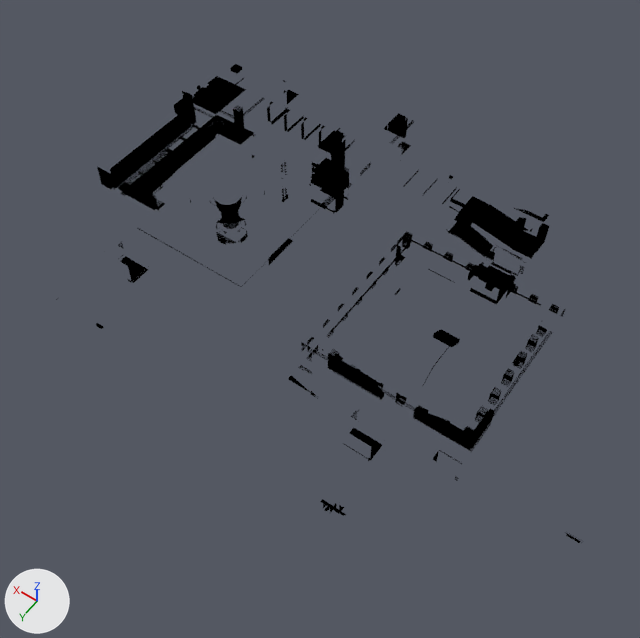
The FBX model Assets/Models/TexturedWhitebox.fbx: old version first, new version second.
Rendered twice from a 50 mm lens placed at (-19.7, 54.4, 73.8), pointed at (16.1, 4.3, -5.0). Arrows for +X, +Y and +Z are at lower left; the lights stay in place. Where no turn or scale is listed for an object, it has been applied to the vertices. Vertices at the same position are counted once.
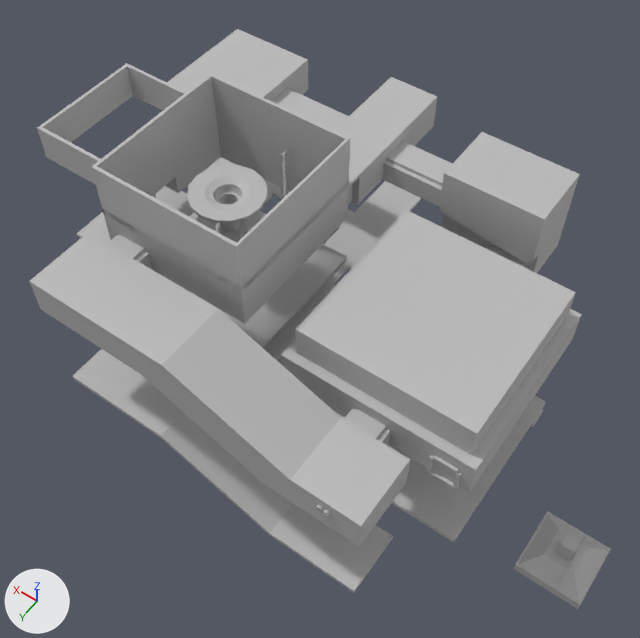
Patch to the scene script:
```diff
--- a/Assets/Models/TexturedWhitebox.fbx.py
+++ b/Assets/Models/TexturedWhitebox.fbx.py
@@ mat_lambert1 @@
 mat_lambert1.roughness = 0.693
-mat_lambert1.alpha = 0.0
@@ mat_material @@
+mat_material = principled_material('Material')
+mat_material.base_color = (0.8, 0.0202, 0.0751)  # red #e7274d
+mat_material.roughness = 0.69
@@ me_untitled_068 @@
 # used by ob_floor; location = (0.0, -0.1, 0.0)
-me_untitled_068.from_pydata(...)  # 518 vertices, 448 faces; spans x -8.7..45.6, y -21.8..25.1, z -2.5..9.7
+me_untitled_068.from_pydata(...)  # 517 vertices, 453 faces; spans x -8.7..45.6, y -21.8..25.1, z -2.5..9.7
+# me_untitled_068 part 3
+# 6 vertices are removed from x 1.1..41.5, y -12.3..8.0, z 2.6..4.1
+# 20 faces are deleted
+# 5 vertices are added at (24.9, 14.9, 9.7), (28.5, 14.9, 9.7), (28.5, 14.9, 8.9), (24.9, 14.9, 8.9), (39.9, -12.0, 4.1)
+# 3 new faces join them, mat_material (red #e7274d)
+# 22 new faces join them, mat_lambert1 (grey #bcbcbc)
 me_untitled_068.materials.append(mat_lambert1)
+me_untitled_068.materials.append(mat_material)  # red #e7274d
@@ me_untitled_011 @@
 # used by ob_tunnel_37; location = (0.0, 0.0, 0.0)
-me_untitled_011.from_pydata(...)  # 66 vertices, 56 faces; spans x 35.73..42.06, y 2.19..8.52, z 3.68..6.98
+me_untitled_011.from_pydata(...)  # 49 vertices, 42 faces; spans x 35.73..42.06, y 2.19..8.52, z 4.08..6.98
+# me_untitled_011 part 1
+# 17 vertices are removed from x 35.73..41.53, y 2.19..7.99, z 3.68..4.08
+# 32 faces are deleted
+# 18 new faces join them
 me_untitled_011.materials.append(mat_lambert1)
@@ me_untitled_012 @@
 # used by ob_generator_floor_01; location = (-1.4, 37.3, 0.0)
-me_untitled_012.from_pydata(...)  # 48 vertices, 66 faces; spans x 19.2..37.2, y -40.5..-22.5, z 8.9..9.7
+me_untitled_012.from_pydata(...)  # 12 vertices, 5 faces; spans x 19.2..37.2, y -40.5..-22.5, z 8.9..9.7
+# me_untitled_012 part 2
+# 36 vertices are removed from x 24.3..32.0, y -37.7..-27.6, z 8.9..9.7
+# 61 faces are deleted
 me_untitled_012.materials.append(mat_lambert1)
@@ ob_floor @@
 ob_floor = bpy.data.objects.new('Floor', me_untitled_068)
-ob_floor.location = (0.0, -0.1, 0.0)
+ob_floor.location = (0.0, -0.1, -12.0)
```

Where the change shows, as pixel boxes [x1, y1, x2, y2] in the pictures (640 x 638 px; the box of a moved part takes in the faces that stretch with it):
'Shrine_Roof_02', surface changed
    both: [295, 210, 576, 446]
'Ramp_Roof', surface changed
    both: [29, 232, 410, 528]
'Floor', surface changed, reshaped, moved
    before: [71, 96, 566, 367]
    after: [72, 157, 546, 593]
'Generator_Top_Room', surface changed
    both: [91, 73, 350, 287]
'Generator_Room', surface changed
    both: [102, 119, 349, 324]
'Ramp_Room', surface changed
    both: [31, 285, 410, 547]
'Generator_Floor_01', surface changed, reshaped
    before: [103, 119, 348, 292]
    after: [103, 181, 349, 292]
'Stairs_Roof', surface changed
    both: [444, 132, 580, 222]
'Stair_Room', surface changed
    both: [439, 176, 578, 273]
'Starter_Room', surface changed
    both: [37, 63, 186, 185]
'Shrine', surface changed
    both: [514, 511, 611, 609]
'Shrine_Balcony_01', surface changed
    both: [281, 309, 582, 472]
'Stairs_Roof2', surface changed
    both: [167, 29, 308, 98]
'Altar_room_roof', surface changed
    both: [334, 77, 437, 187]
'Shrine_Room', surface changed
    both: [281, 317, 581, 493]
'Sacrifice_Well_01', surface changed
    both: [187, 165, 268, 223]
'Shrine_Roof_01', surface changed
    both: [296, 308, 570, 455]
'Altar_Room', surface changed
    both: [352, 100, 437, 204]
'Tunnel_28', surface changed
    both: [401, 150, 442, 197]
'Tunnel_29', surface changed
    both: [382, 142, 423, 188]
'Tunnel_22', surface changed
    both: [420, 159, 453, 206]
'Tunnel_16', surface changed
    both: [344, 408, 390, 446]
'Generator_01', surface changed
    both: [216, 192, 247, 243]
'Tunnel_17', surface changed
    both: [108, 235, 152, 269]
'Pass4_Box_04', surface changed
    both: [265, 63, 308, 101]
'Tunnel_05', surface changed
    both: [427, 455, 462, 488]
'Tunnel_30', surface changed
    both: [306, 104, 340, 125]
'Tunnel_31', surface changed
    both: [289, 96, 323, 117]
'Tunnel_32', surface changed
    both: [272, 89, 306, 109]
'Generator_02', surface changed
    both: [212, 183, 244, 205]
'pCube180', surface changed
    both: [280, 149, 288, 199]
'Tunnel_23', surface changed
    both: [488, 245, 526, 267]
'Tunnel_21', surface changed
    both: [323, 112, 349, 130]
'Tunnel_37', surface changed
    both: [165, 179, 176, 192]
'Tunnel_33', surface changed
    both: [348, 184, 353, 204]
'pTorus3', surface changed
    both: [316, 505, 323, 512]
'pTorus2', surface changed
    both: [323, 509, 330, 516]
part 1 of me_untitled_011, cut back
    after: [165, 179, 176, 192]
part 2 of me_untitled_012, deleted
    before: [134, 119, 309, 243]
part 3 of me_untitled_068, moved or reshaped (not visible before)
    after: [160, 157, 346, 347]
